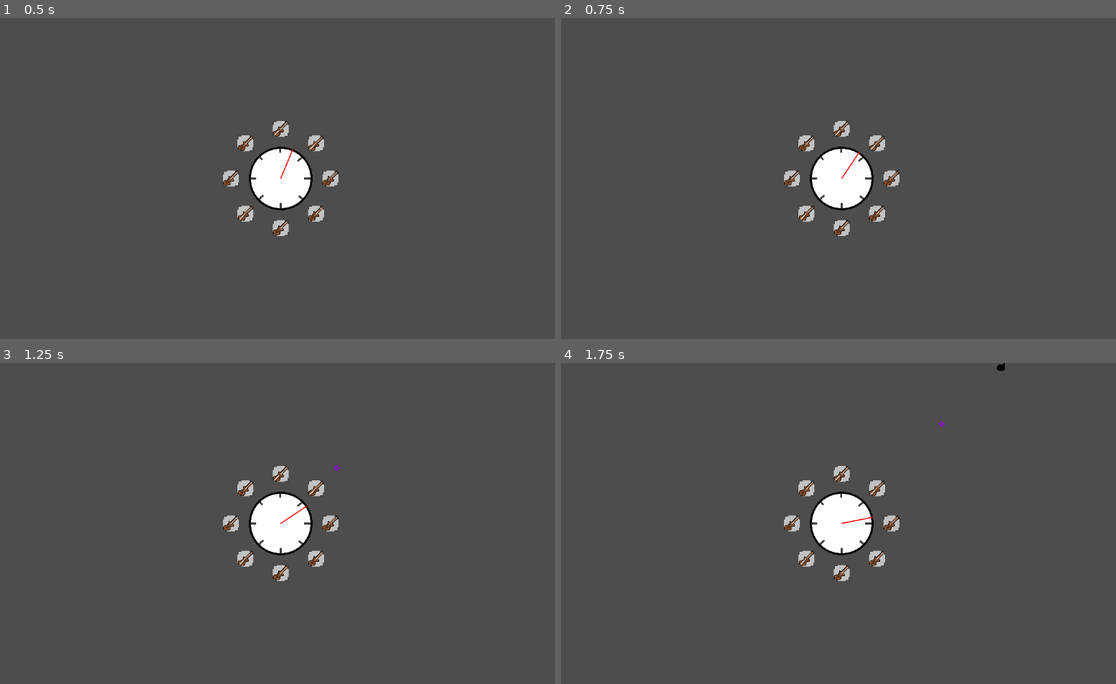
Above: before the commit, frames 1-4 (two rows, left to right).
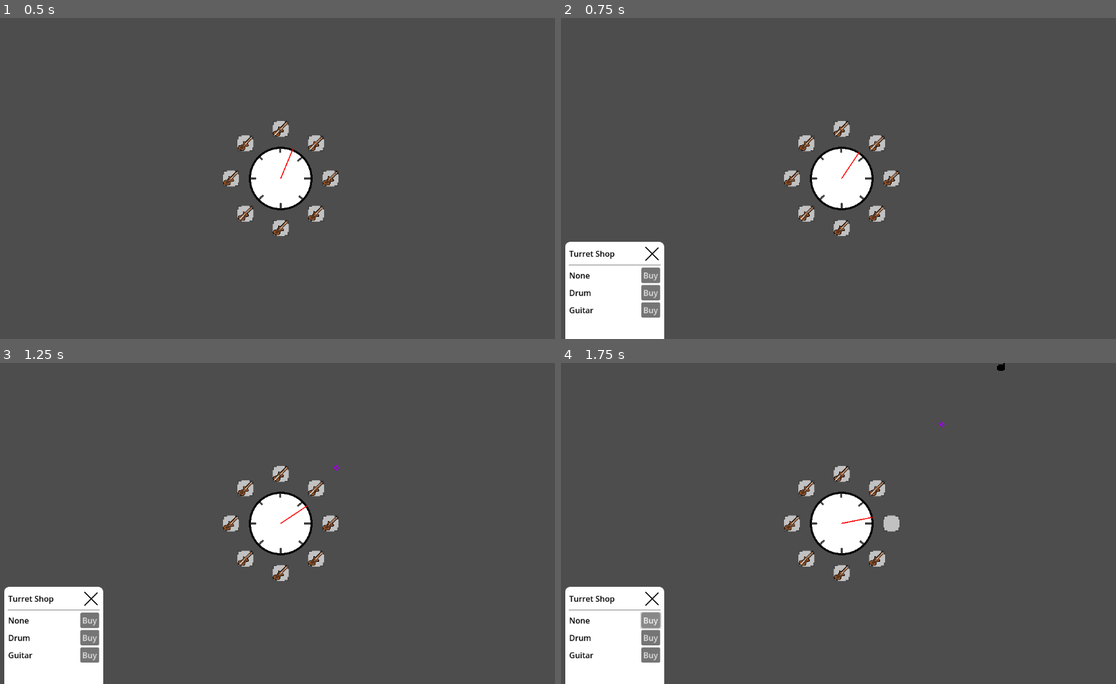
Above: after the commit, the same moments.

Repository: SeriousGuy888/MetronomeTowerDefenceGame
Game: Godot game, scene res://scenes/main.tscn
Two runs of this game, one before a commit and one after it. Both use one fixed random seed, a clock stepped at 60 frames per second and the inputs below.
Inputs (mouse positions are in pixels of both pictures, inside the frame that each line leads up to):
- Up to frame 1 (0.5 s): no input
- Up to frame 2 (0.75 s): click (894, 178) at 0.52 s
- Up to frame 3 (1.25 s): no input
- Up to frame 4 (1.75 s): click (649, 619) at 1.25 s, where only the run after the commit has a clickable "Buy"

Frame 1 is identical in both runs. In frame 2, 5.4% of the frame differs, in the area x 0-19%, y 69-100%; in frame 3, 5.4%; in frame 4, 5.4%, in the area x 0-61%, y 47-100%.

Commit message:
add menu to change turret on slot

Diff:
--- a/scenes/event_bus.gd
+++ b/scenes/event_bus.gd
@@ -5,3 +5,9 @@
 	projectile_scene: PackedScene,
 	spawn_position: Vector2, # global position
 	direction: Vector2)
+
+@warning_ignore("unused_signal")
+signal request_select_turret_slot(turret_slot: TurretSlot)
+
+@warning_ignore("unused_signal")
+signal make_turret_purchase(shop_item_id: String)
--- a/scenes/main.tscn
+++ b/scenes/main.tscn
@@ -1,9 +1,10 @@
-[gd_scene load_steps=5 format=3 uid="uid://csiyyfb2afljr"]
+[gd_scene load_steps=6 format=3 uid="uid://csiyyfb2afljr"]
 
 [ext_resource type="Script" uid="uid://x3fgsikd2nis" path="res://scenes/main.gd" id="1_0xm2m"]
 [ext_resource type="PackedScene" uid="uid://o3wpudmwbq2j" path="res://scenes/metronome.tscn" id="1_ig7tw"]
 [ext_resource type="Script" uid="uid://bfwt3ofkgvu26" path="res://scenes/monster_spawner.gd" id="3_sugp2"]
 [ext_resource type="PackedScene" uid="uid://brx4osyxy8w0t" path="res://scenes/enemy.tscn" id="4_jyhfs"]
+[ext_resource type="PackedScene" uid="uid://dtvylxxc53dxr" path="res://scenes/ui/turret_shop.tscn" id="5_tbgi4"]
 
 [node name="MainScene" type="Node2D"]
 script = ExtResource("1_0xm2m")
@@ -25,3 +26,20 @@
 
 [node name="MonsterSpawnClock" type="Timer" parent="MonsterSpawner"]
 autostart = true
+
+[node name="UI" type="Control" parent="."]
+layout_mode = 3
+anchors_preset = 0
+offset_right = 40.0
+offset_bottom = 40.0
+
+[node name="TurretShop" parent="UI" instance=ExtResource("5_tbgi4")]
+layout_mode = 1
+anchors_preset = -1
+anchor_left = -13.7
+anchor_top = 8.1
+anchor_right = -13.7
+anchor_bottom = 8.1
+offset_top = -188.0
+offset_bottom = 0.0
+metadata/_edit_use_anchors_ = true
--- a/scenes/turret_slot.gd
+++ b/scenes/turret_slot.gd
@@ -1,4 +1,4 @@
-extends Node2D
+class_name TurretSlot extends Node2D
 
 var turret: Turret = null
 
@@ -36,4 +36,4 @@
 
 
 func _on_texture_button_button_up() -> void:
-	print("press")
+	EventBus.request_select_turret_slot.emit(self)
--- /dev/null
+++ b/scenes/ui/turret_shop.tscn
@@ -0,0 +1,104 @@
+[gd_scene load_steps=5 format=3 uid="uid://dtvylxxc53dxr"]
+
+[ext_resource type="Texture2D" uid="uid://c012ulqfmlhv7" path="res://assets/close_button.png" id="1_bh4w6"]
+[ext_resource type="PackedScene" uid="uid://xmxcbety6uy6" path="res://scenes/ui/turret_shop_item.tscn" id="1_t4ced"]
+
+[sub_resource type="StyleBoxFlat" id="StyleBoxFlat_jyhfs"]
+bg_color = Color(1, 1, 1, 1)
+corner_radius_top_left = 10
+corner_radius_top_right = 10
+expand_margin_left = 8.0
+expand_margin_top = 8.0
+expand_margin_right = 8.0
+
+[sub_resource type="GDScript" id="GDScript_t4ced"]
+script/source = "extends Panel
+
+const TURRET = preload(\"res://scenes/turrets/turret.tscn\")
+@export var turret_ids = {
+	\"drum\": preload(\"res://resources/drum_turret.tres\"),
+	\"guitar\": preload(\"res://resources/guitar_turret.tres\"),
+}
+
+# When a player clicks on a turret slot, the shop should change to reflect
+# the current state of the selected slot.
+# If null, the shop should hide itself.
+var selected_slot: TurretSlot:
+	get:
+		return selected_slot
+	set(new_slot):
+		selected_slot = new_slot
+		visible = !!new_slot
+
+func _ready() -> void:
+	selected_slot = null
+	EventBus.request_select_turret_slot.connect(func(new_slot): selected_slot = new_slot)
+	EventBus.make_turret_purchase.connect(_on_turret_purchase)
+
+func _on_turret_purchase(item_id: String) -> void:
+	if !selected_slot:
+		return
+
+	if item_id == \"none\":
+		selected_slot.remove_turret()
+
+	var turret_type = turret_ids.get(item_id)
+	if !turret_type:
+		push_warning(\"Attempted to purchase turret of id \", item_id, \", but no such turret exists.\")
+		return
+
+	selected_slot.place_turret(TURRET, turret_type)
+
+func _on_close_button_pressed() -> void:
+	selected_slot = null
+"
+
+[node name="TurretShop" type="Panel"]
+offset_right = 183.0
+offset_bottom = 201.0
+theme_override_styles/panel = SubResource("StyleBoxFlat_jyhfs")
+script = SubResource("GDScript_t4ced")
+
+[node name="VBoxContainer" type="VBoxContainer" parent="."]
+layout_mode = 1
+anchors_preset = 15
+anchor_right = 1.0
+anchor_bottom = 1.0
+grow_horizontal = 2
+grow_vertical = 2
+
+[node name="TitleBar" type="HBoxContainer" parent="VBoxContainer"]
+layout_mode = 2
+
+[node name="Title" type="Label" parent="VBoxContainer/TitleBar"]
+layout_mode = 2
+theme_override_colors/font_color = Color(0, 0, 0, 1)
+text = "Turret Shop"
+
+[node name="Control" type="Control" parent="VBoxContainer/TitleBar"]
+layout_mode = 2
+size_flags_horizontal = 3
+
+[node name="CloseButton" type="TextureButton" parent="VBoxContainer/TitleBar"]
+layout_mode = 2
+texture_normal = ExtResource("1_bh4w6")
+
+[node name="HSeparator" type="HSeparator" parent="VBoxContainer"]
+layout_mode = 2
+
+[node name="ItemNone" parent="VBoxContainer" instance=ExtResource("1_t4ced")]
+layout_mode = 2
+id = "none"
+title = "None"
+
+[node name="ItemDrum" parent="VBoxContainer" instance=ExtResource("1_t4ced")]
+layout_mode = 2
+id = "drum"
+title = "Drum"
+
+[node name="ItemGuitar" parent="VBoxContainer" instance=ExtResource("1_t4ced")]
+layout_mode = 2
+id = "guitar"
+title = "Guitar"
+
+[connection signal="pressed" from="VBoxContainer/TitleBar/CloseButton" to="." method="_on_close_button_pressed"]
--- /dev/null
+++ b/scenes/ui/turret_shop_item.tscn
@@ -0,0 +1,34 @@
+[gd_scene load_steps=2 format=3 uid="uid://xmxcbety6uy6"]
+
+[sub_resource type="GDScript" id="GDScript_vb38a"]
+script/source = "extends HBoxContainer
+
+@export var id = \"\"
+@export var title = \"Shop Item\"
+
+signal on_purchase(id: String)
+
+func _ready() -> void:
+	$Title.text = title
+
+func _on_purchase_button_pressed() -> void:
+	EventBus.make_turret_purchase.emit(id)
+"
+
+[node name="TurretShopItem" type="HBoxContainer"]
+script = SubResource("GDScript_vb38a")
+
+[node name="Title" type="Label" parent="."]
+layout_mode = 2
+theme_override_colors/font_color = Color(0, 0, 0, 1)
+text = "shop item"
+
+[node name="spacer" type="Control" parent="."]
+layout_mode = 2
+size_flags_horizontal = 3
+
+[node name="PurchaseButton" type="Button" parent="."]
+layout_mode = 2
+text = "Buy"
+
+[connection signal="pressed" from="PurchaseButton" to="." method="_on_purchase_button_pressed"]
Binary file added: assets/close_button.png
Not shown, added: assets/close_button.png.import
